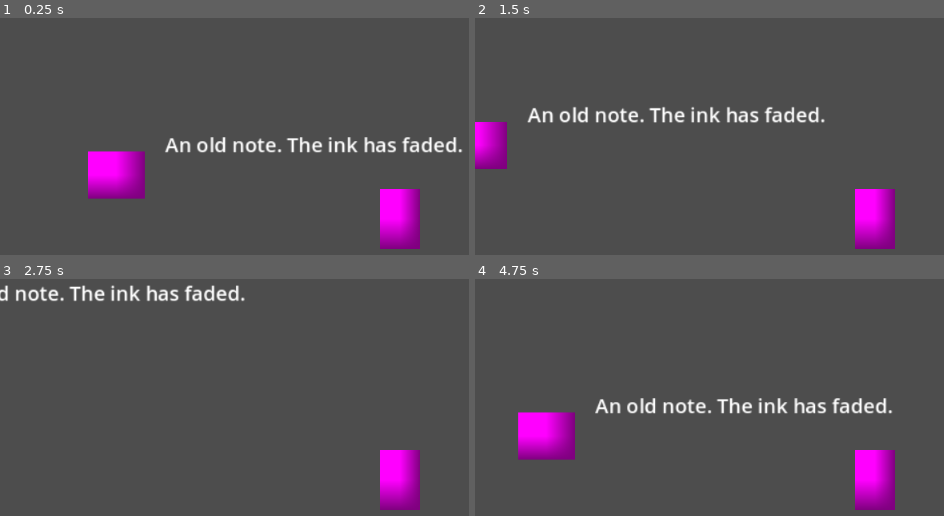
Above: before the commit, frames 1-4 (two rows, left to right).
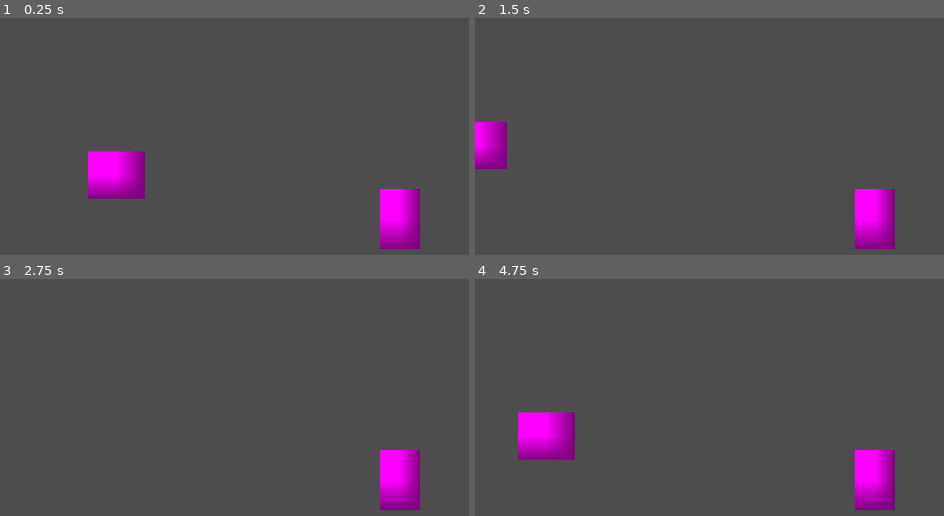
Above: after the commit, the same moments.

Repository: northstarstudios/almost
Game: Godot game, scene res://scenes/rooms/test-room/test_room.tscn
Same seed, same stepped clock (60 frames per second), same inputs: the game is played once before the commit and once after it. Before the commit the project starts from res://scenes/rooms/test_room.tscn.
Inputs:
- Up to frame 1 (0.25 s): no input
- Up to frame 2 (1.5 s): tap Enter (interact) at 0.5, 0.6, 1.35 s; hold D (move_right) 0.53-1.28 s; hold Down (move_down) from 1.28 s (still down)
- Up to frame 3 (2.75 s): release Down (move_down) at 2.03 s; hold D (move_right) from 2.03 s (still down); tap Enter (interact) at 2.1 s
- Up to frame 4 (4.75 s): release D (move_right) at 2.78 s; hold W (move_up) 2.78-3.53 s; tap Enter (interact) at 2.85, 3.6, 4.35 s; hold A (move_left) from 3.53 s (still down)

The runs differ from the first frame. In frame 1, 1.9% of the frame differs, in the area x 35-99%, y 50-57%; in frame 2, 1.9%; in frame 3, 1.6%; in frame 4, 2.0%, in the area x 25-89%, y 50-57%.

Commit message:
add beginning room

Diff:
--- a/project.godot
+++ b/project.godot
@@ -22,6 +22,10 @@
 window/size/window_width_override=1280
 window/size/window_height_override=720
 window/stretch/mode="canvas_items"
+
+[editor_plugins]
+
+enabled=PackedStringArray("res://addons/godot_super-wakatime/plugin.cfg")
 
 [input]
 
--- /dev/null
+++ b/scenes/rooms/beginning/beginning_room.tscn
@@ -0,0 +1,38 @@
+[gd_scene load_steps=5 format=3 uid="uid://b0b8n1eukmy7o"]
+
+[ext_resource type="PackedScene" uid="uid://ds5legxsulxns" path="res://scenes/player/player.tscn" id="1_hyvfp"]
+[ext_resource type="Script" uid="uid://xvj2nexmli1g" path="res://scenes/rooms/test-room/note.gd" id="2_a6tm4"]
+
+[sub_resource type="PlaceholderTexture2D" id="PlaceholderTexture2D_mjm5x"]
+
+[sub_resource type="RectangleShape2D" id="RectangleShape2D_fn815"]
+size = Vector2(63, 55)
+
+[node name="test_room" type="Node2D"]
+
+[node name="CharacterBody2D" parent="." instance=ExtResource("1_hyvfp")]
+position = Vector2(201, 50)
+
+[node name="Note" type="Area2D" parent="." node_paths=PackedStringArray("message_label")]
+script = ExtResource("2_a6tm4")
+message_label = NodePath("../MessageLabel")
+
+[node name="Sprite2D" type="Sprite2D" parent="Note"]
+position = Vector2(-26, 15)
+scale = Vector2(45.5, 37.5)
+texture = SubResource("PlaceholderTexture2D_mjm5x")
+
+[node name="CollisionShape2D" type="CollisionShape2D" parent="Note"]
+position = Vector2(-28, 14)
+shape = SubResource("RectangleShape2D_fn815")
+
+[node name="MessageLabel" type="Label" parent="."]
+visible = false
+offset_left = 13.0
+offset_top = -21.0
+offset_right = 251.0
+offset_bottom = 2.0
+text = "An old note. The ink has faded."
+
+[connection signal="body_entered" from="Note" to="Note" method="_on_body_entered"]
+[connection signal="body_exited" from="Note" to="Note" method="_on_body_exited"]
--- a/scenes/rooms/test_room.tscn
+++ b/scenes/rooms/test-room/test_room.tscn
@@ -1,7 +1,7 @@
 [gd_scene load_steps=5 format=3 uid="uid://bdi1jj5lmc7m5"]
 
-[ext_resource type="PackedScene" uid="uid://ds5legxsulxns" path="res://scenes/player/player.tscn" id="1_mjm5x"]
-[ext_resource type="Script" uid="uid://xvj2nexmli1g" path="res://scenes/rooms/note.gd" id="2_fn815"]
+[ext_resource type="PackedScene" uid="uid://ds5legxsulxns" path="res://scenes/player/player.tscn" id="1_bwhtm"]
+[ext_resource type="Script" uid="uid://xvj2nexmli1g" path="res://scenes/rooms/test-room/note.gd" id="2_kn1er"]
 
 [sub_resource type="PlaceholderTexture2D" id="PlaceholderTexture2D_mjm5x"]
 
@@ -10,11 +10,11 @@
 
 [node name="test_room" type="Node2D"]
 
-[node name="CharacterBody2D" parent="." instance=ExtResource("1_mjm5x")]
+[node name="CharacterBody2D" parent="." instance=ExtResource("1_bwhtm")]
 position = Vector2(201, 50)
 
 [node name="Note" type="Area2D" parent="." node_paths=PackedStringArray("message_label")]
-script = ExtResource("2_fn815")
+script = ExtResource("2_kn1er")
 message_label = NodePath("../MessageLabel")
 
 [node name="Sprite2D" type="Sprite2D" parent="Note"]
@@ -27,6 +27,7 @@
 shape = SubResource("RectangleShape2D_fn815")
 
 [node name="MessageLabel" type="Label" parent="."]
+visible = false
 offset_left = 13.0
 offset_top = -21.0
 offset_right = 251.0
@@ -34,3 +35,4 @@
 text = "An old note. The ink has faded."
 
 [connection signal="body_entered" from="Note" to="Note" method="_on_body_entered"]
+[connection signal="body_exited" from="Note" to="Note" method="_on_body_exited"]
Not shown, added: export_presets.cfg
Renamed: scenes/rooms/note.gd -> scenes/rooms/test-room/note.gd
Renamed: scenes/rooms/note.gd.uid -> scenes/rooms/test-room/note.gd.uid
Not shown, changed: .DS_Store
